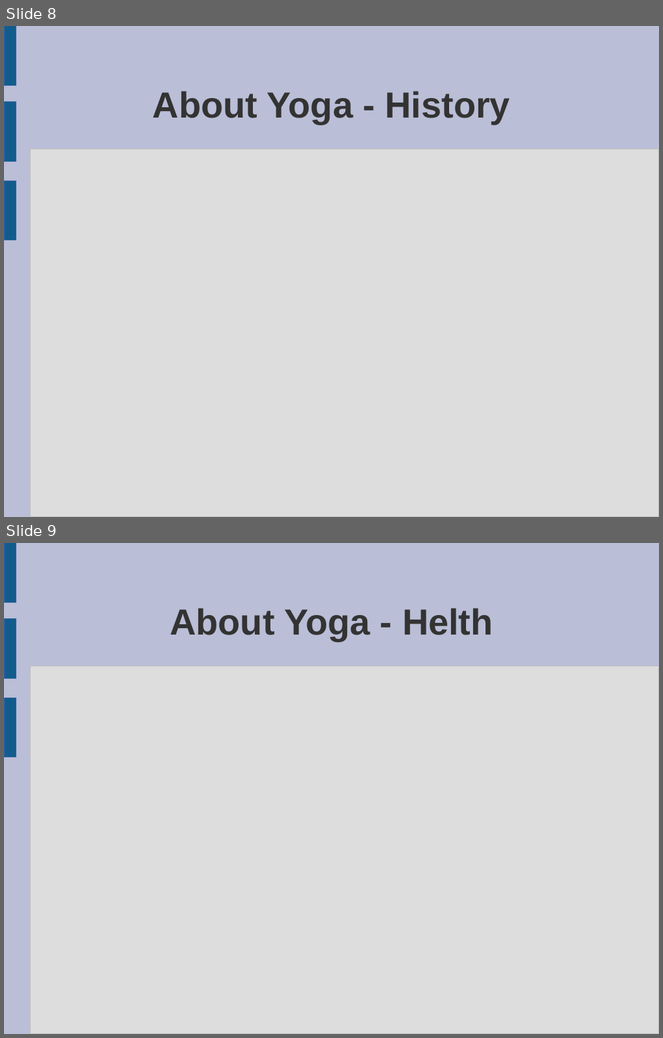
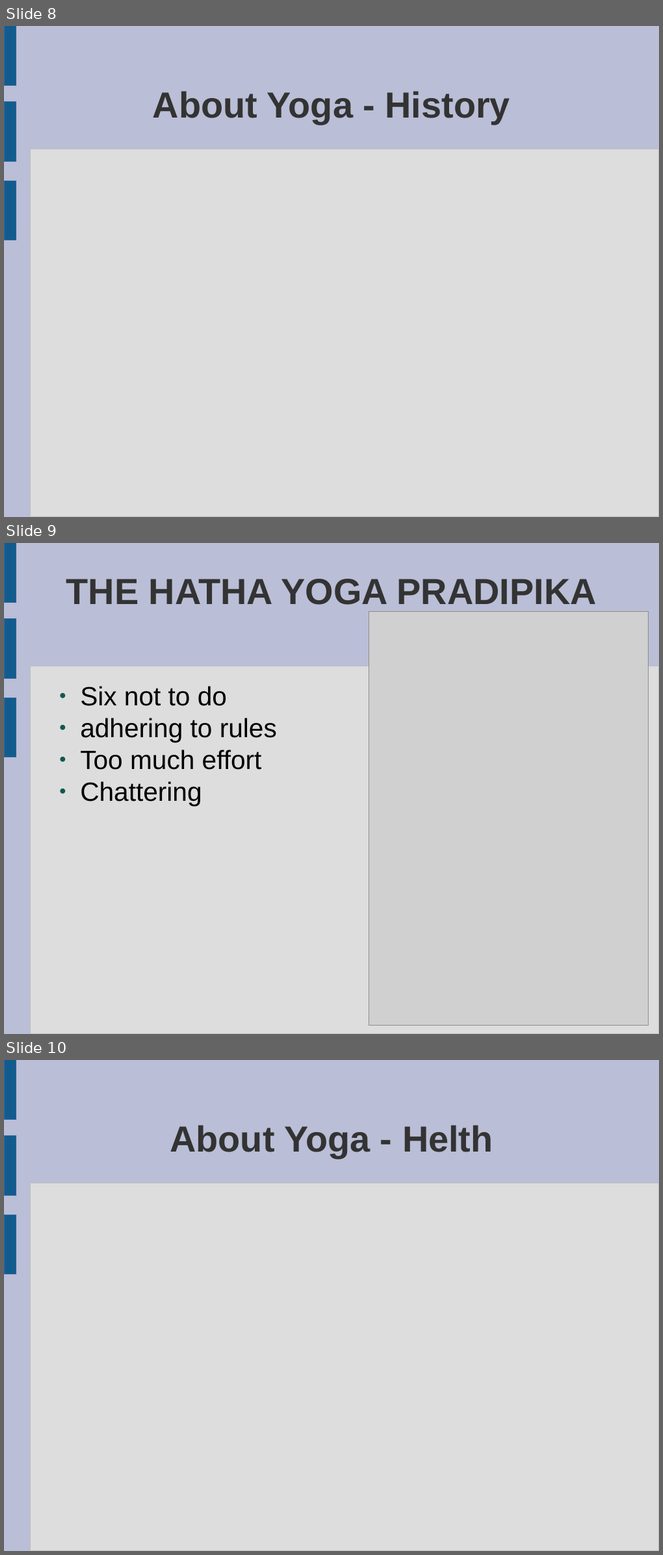
Before and after one commit to peterborkuti/english, a slide deck: yoga_01.odp. Shown one above the other, each under a label of ours: slides 8 and 9 before the commit, slides 8, 9 and 10 after it. The pictures are 663x1038 and 663x1555 pixels, drawn with LibreOffice and Linux fonts; fonts in the diff are those of the drawing; grey boxes stand for pictures. Boxes give left, top, right and bottom in pixels: in the first picture for what was removed or moved away, otherwise in the second. Text is boxed around its words. In the diff, an @@ line names an element or a change of style, - is before the commit and + after.

Commit message:
yoga

```diff
--- a/yoga_01.odp
+++ b/yoga_01.odp
@@ slide 9 added at box(4, 543, 659, 1034), background #BABED6; not listed: 4 template elements that a slide beside it also shows @@
@@ title added at box(66, 579, 597, 605), 44 pt, text #333333, bold @@
+THE HATHA YOGA PRADIPIKA
@@ picture added at box(369, 611, 649, 1026) @@
@@ text added at box(80, 686, 277, 806), 32 pt, text #000000 @@
+● Six not to do
+● adhering to rules
+● Too much effort
+● Chattering
@@ what was slide 9 is now slide 10 @@
```
Also in this commit, not shown: 1 slide changed, 21 other slides added, 1 slide removed.
